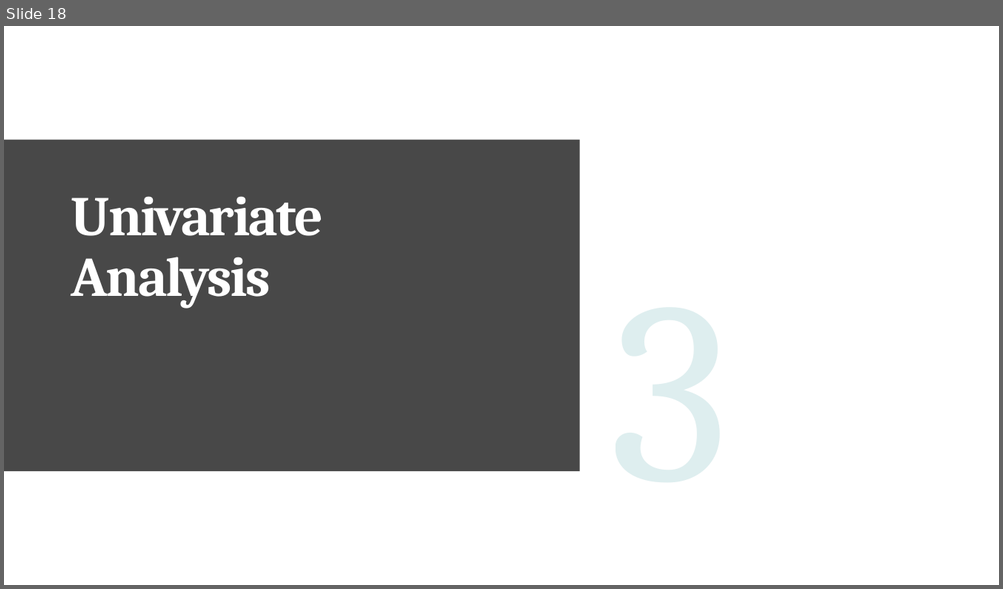
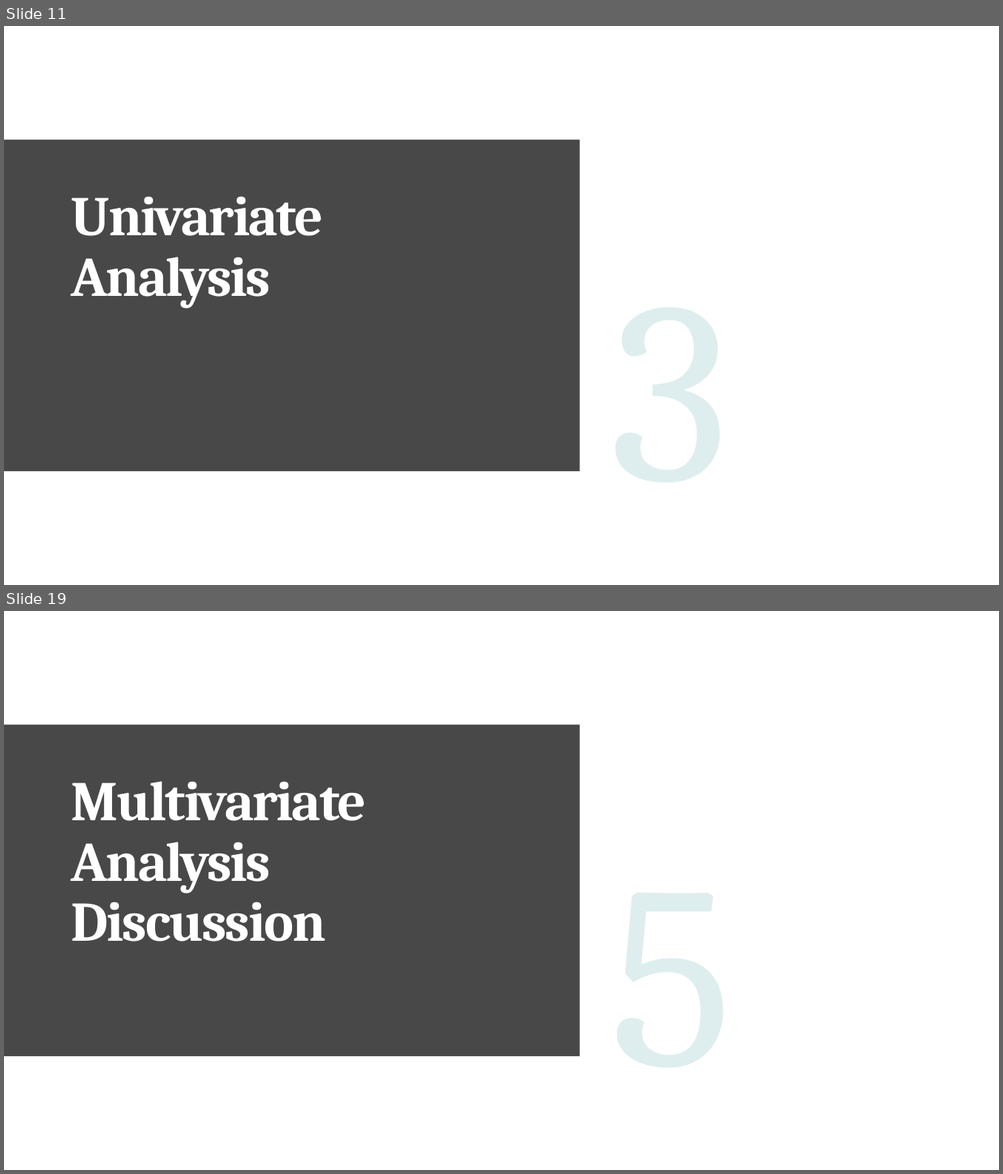
Before and after one commit to pjsurve/Lending-club-case-study, a slide deck: Lending Club Case Study - Upgrad (1).pptx. Shown one above the other, each under a label of ours: slide 18 before the commit, slides 11 and 19 after it; the slides between them are not shown. The pictures are 1003x589 and 1003x1174 pixels, drawn with LibreOffice and Linux fonts; fonts in the diff are those of the drawing. Boxes give left, top, right and bottom in pixels: in the first picture for what was removed or moved away, otherwise in the second. Text is boxed around its words. In the diff, an @@ line names an element or a change of style, - is before the commit and + after.

```diff
--- a/Lending Club Case Study - Upgrad (1).pptx
+++ b/Lending Club Case Study - Upgrad (1).pptx
@@ slide 19 added at [4, 611, 999, 1170], background #FFFFFF; not listed: 1 template element that a slide beside it also shows @@
@@ title added at [71, 781, 367, 942], 54 pt, text #FFFFFF, bold @@
+Multivariate Analysis Discussion
@@ what was slide 18 is now slide 11 @@
```
Also in this commit, not shown: 7 slides changed, 4 other slides added, 1 slide removed, 1 other file.
